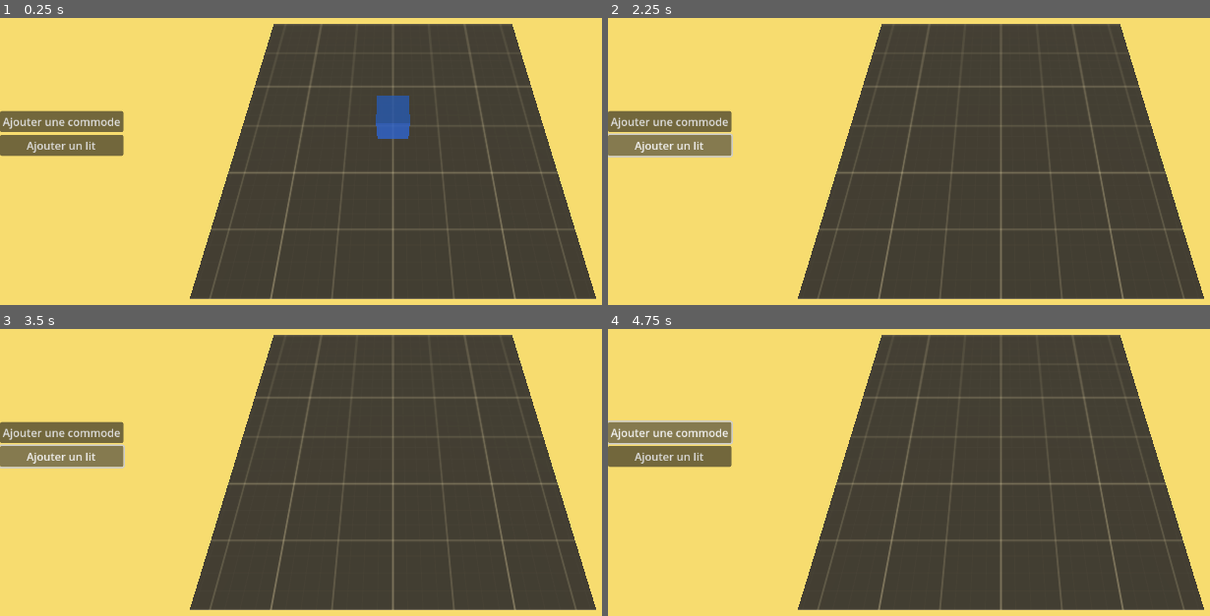
Above: before the commit, frames 1-4 (two rows, left to right).
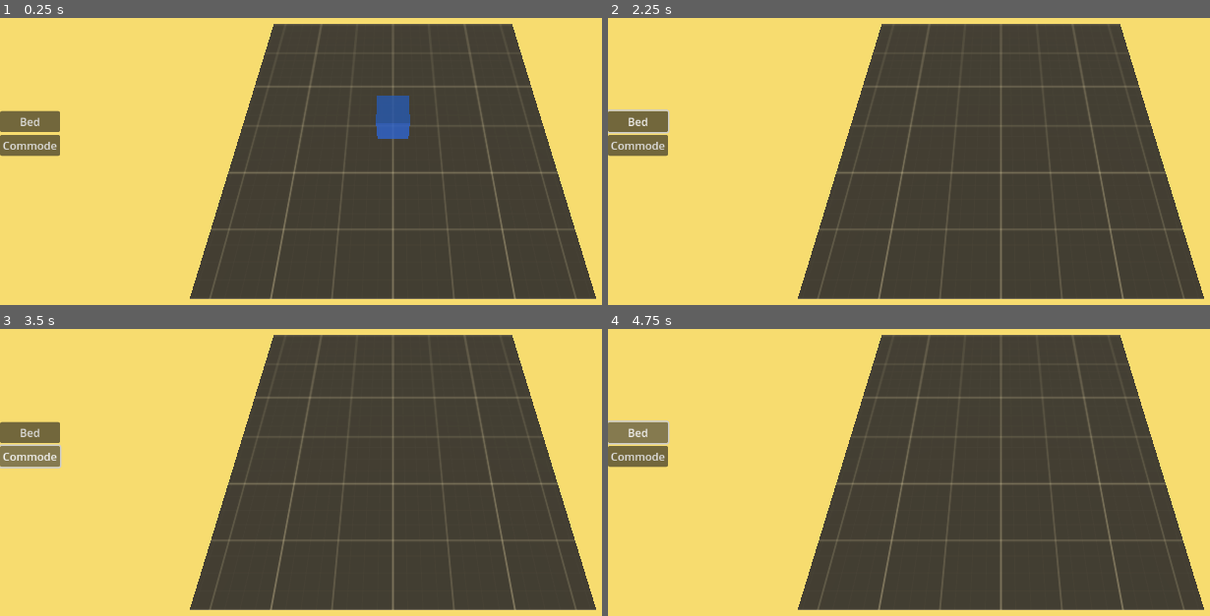
Above: after the commit, the same moments.

Repository: Bigaston/LDJam54
Game: Godot game, scene res://scenes/Main.tscn
Same seed, same stepped clock (60 frames per second), same inputs: the game is played once before the commit and once after it.
Inputs (mouse positions are in pixels of both pictures, inside the frame that each line leads up to):
- Up to frame 1 (0.25 s): no input
- Up to frame 2 (2.25 s): click (668, 121) at 0.5 s, where only the run before the commit has a clickable "Ajouter une commode"; click (638, 121) at 1.25 s, where only the run after the commit has a clickable "Bed"; click (668, 144) at 2 s, where only the run before the commit has a clickable "Ajouter un lit"
- Up to frame 3 (3.5 s): click (30, 455) at 2.75 s, where only the run after the commit has a clickable "Commode"
- Up to frame 4 (4.75 s): click (668, 432) at 3.5 s, where only the run before the commit has a clickable "Ajouter une commode"; click (638, 432) at 4.25 s, where only the run after the commit has a clickable "Bed"

The runs differ from the first frame. In frame 1, 1.9% of the frame differs, in the area x 0-21%, y 32-49%; in frame 2, 2.2%, in the area x 0-21%, y 31-49%; in frame 3, 2.0%; in frame 4, 2.0%.

Commit message:
Génération dynamique des boutons en fonction des items

Diff:
--- a/objects/UI.tscn
+++ b/objects/UI.tscn
@@ -20,14 +20,3 @@
 offset_right = 40.0
 offset_bottom = 20.0
 grow_vertical = 2
-
-[node name="AddCommode" type="Button" parent="VBoxContainer"]
-layout_mode = 2
-text = "Ajouter une commode"
-
-[node name="AddBed" type="Button" parent="VBoxContainer"]
-layout_mode = 2
-text = "Ajouter un lit"
-
-[connection signal="pressed" from="VBoxContainer/AddCommode" to="." method="_on_add_furniture_pressed" binds= ["commode"]]
-[connection signal="pressed" from="VBoxContainer/AddBed" to="." method="_on_add_furniture_pressed" binds= ["bed"]]
--- a/objects/furnitures/Bed.tscn
+++ b/objects/furnitures/Bed.tscn
@@ -10,6 +10,7 @@
 
 [node name="Bed" type="Node3D"]
 script = ExtResource("1_8q0yk")
+display_name = "Bed"
 
 [node name="MeshInstance3D" type="MeshInstance3D" parent="."]
 transform = Transform3D(1, 0, 0, 0, 1, 0, 0, 0, 1, 0.5, 0.5, 0)
--- a/objects/furnitures/Commode.tscn
+++ b/objects/furnitures/Commode.tscn
@@ -10,6 +10,7 @@
 
 [node name="Commode" type="Node3D"]
 script = ExtResource("1_nvnw8")
+display_name = "Commode"
 
 [node name="MeshInstance3D" type="MeshInstance3D" parent="."]
 transform = Transform3D(1, 0, 0, 0, 1, 0, 0, 0, 1, 0, 1, 0)
--- a/scenes/Main.tscn
+++ b/scenes/Main.tscn
@@ -1,10 +1,9 @@
-[gd_scene load_steps=8 format=3 uid="uid://dimsd71dmifu2"]
+[gd_scene load_steps=7 format=3 uid="uid://dimsd71dmifu2"]
 
 [ext_resource type="Script" path="res://scripts/main_game.gd" id="1_c54g1"]
 [ext_resource type="PackedScene" uid="uid://cmcvaxq3endno" path="res://objects/UI.tscn" id="2_jpn1h"]
 [ext_resource type="Material" uid="uid://c5jfd0ju8gwpx" path="res://ressources/shaders/transparent_error.tres" id="3_l88p4"]
 [ext_resource type="Material" uid="uid://cww4ay23o6m2h" path="res://ressources/shaders/transparent.tres" id="4_f4v77"]
-[ext_resource type="PackedScene" uid="uid://bfq6qql701lp3" path="res://scenes/levels/Level1.tscn" id="6_ietw8"]
 
 [sub_resource type="Environment" id="Environment_tq2d1"]
 background_mode = 1
@@ -14,7 +13,6 @@
 
 [node name="Main" type="Node3D"]
 script = ExtResource("1_c54g1")
-level = NodePath("Level1")
 transparent_mat = ExtResource("4_f4v77")
 transparent_error_mat = ExtResource("3_l88p4")
 
@@ -31,6 +29,4 @@
 material_override = ExtResource("4_f4v77")
 mesh = SubResource("BoxMesh_foyal")
 
-[node name="Level1" parent="." instance=ExtResource("6_ietw8")]
-
 [connection signal="furniture_choosed" from="UI" to="." method="_on_ui_furniture_choosed"]
--- a/scenes/levels/Level1.tscn
+++ b/scenes/levels/Level1.tscn
@@ -1,7 +1,9 @@
-[gd_scene load_steps=6 format=3 uid="uid://bfq6qql701lp3"]
+[gd_scene load_steps=8 format=3 uid="uid://bfq6qql701lp3"]
 
 [ext_resource type="Script" path="res://scripts/Level.gd" id="1_08cl3"]
+[ext_resource type="PackedScene" uid="uid://bsx40vwlv4iex" path="res://objects/furnitures/Bed.tscn" id="2_d6yob"]
 [ext_resource type="Texture2D" uid="uid://dr0k2axoofy2f" path="res://ressources/proto_textures/Dark/texture_03.png" id="2_udru1"]
+[ext_resource type="PackedScene" uid="uid://dotcga5rmcdog" path="res://objects/furnitures/Commode.tscn" id="3_s5hdq"]
 
 [sub_resource type="StandardMaterial3D" id="StandardMaterial3D_rg8fg"]
 albedo_texture = ExtResource("2_udru1")
@@ -17,6 +19,7 @@
 [node name="Level1" type="Node3D"]
 transform = Transform3D(1, 0, 0, 0, 1, 0, 0, 0, 1, 5, 0, 5)
 script = ExtResource("1_08cl3")
+available_furnitures = Array[PackedScene]([ExtResource("2_d6yob"), ExtResource("3_s5hdq")])
 
 [node name="Ground" type="MeshInstance3D" parent="."]
 mesh = SubResource("BoxMesh_3i07s")
--- a/scripts/Furniture.gd
+++ b/scripts/Furniture.gd
@@ -1,5 +1,7 @@
 extends Node3D
 class_name Furniture
 
+@export var display_name = ""
+
 func is_placement_valid():
 	return !$Area3D.has_overlapping_areas()
--- a/scripts/Level.gd
+++ b/scripts/Level.gd
@@ -1,4 +1,7 @@
 extends Node3D
+class_name Level
+
+@export var available_furnitures: Array[PackedScene]
 
 func get_camera_anchor():
 	return $CameraAnchor
--- a/scripts/UI.gd
+++ b/scripts/UI.gd
@@ -2,12 +2,21 @@
 
 signal furniture_choosed(furniture: Furniture)
 
-func _on_add_furniture_pressed(type: String):
-	if type == "commode":
-		var commode = load("res://objects/furnitures/Commode.tscn").instantiate()
+func add_available_furniture(furniture: Furniture):
+	var container = $VBoxContainer
 
-		furniture_choosed.emit(commode)
-	elif type == "bed":
-		var bed = load("res://objects/furnitures/Bed.tscn").instantiate()
+	var button = Button.new()
+	button.text = furniture.name
+	button.name = furniture.name
 
-		furniture_choosed.emit(bed)
+	button.pressed.connect(_on_add_furniture_pressed.bind(furniture))
+
+	container.add_child(button)
+
+func remove_available_furniture(name: String):
+	var button = $VBoxContainer.get_node(name)
+
+	button.queue_free()
+
+func _on_add_furniture_pressed(furniture: Furniture):
+	furniture_choosed.emit(furniture)
--- a/scripts/main_game.gd
+++ b/scripts/main_game.gd
@@ -4,7 +4,6 @@
 
 @onready var selector = $Selector
 
-@export_node_path var level
 @export var transparent_mat: ShaderMaterial
 @export var transparent_error_mat: ShaderMaterial
 
@@ -13,10 +12,26 @@
 var current_rotation = 0
 var last_frame_correct_status = null
 var cam
+var level
 
 # Called when the node enters the scene tree for the first time.
 func _ready():
-	var camera_anchor = get_node(level).get_camera_anchor()
+	load_level(load("res://scenes/levels/Level1.tscn"))
+
+func load_level(p_level: PackedScene):
+	level = p_level.instantiate()
+
+	add_child(level)
+	add_camera()
+
+	var ui = $UI
+
+	for furniture_scene in level.available_furnitures:
+		var furniture = furniture_scene.instantiate()
+		ui.add_available_furniture(furniture)
+
+func add_camera():
+	var camera_anchor = level.get_camera_anchor()
 
 	cam = OrbitCamera.new(camera_anchor)
 	camera_anchor.add_child(cam)
@@ -58,6 +73,8 @@
 				if child is Area3D:
 					child.set_collision_layer_value(1, true)
 
+			$UI.remove_available_furniture(furniture_to_place.name)
+
 			furniture_to_place = null
 			last_frame_correct_status = null
 
@@ -75,6 +92,8 @@
 		if !result.is_empty():
 			var collider = result.collider as Area3D
 			var furniture = collider.get_parent()
+
+			$UI.add_available_furniture(furniture.duplicate())
 
 			furniture.queue_free()
 
@@ -120,7 +139,7 @@
 func _on_ui_furniture_choosed(furniture):
 	cancel_furniture_placement()
 
-	furniture_to_place = furniture
+	furniture_to_place = furniture.duplicate()
 
 	for child in furniture_to_place.get_children():
 		if child is Area3D:
